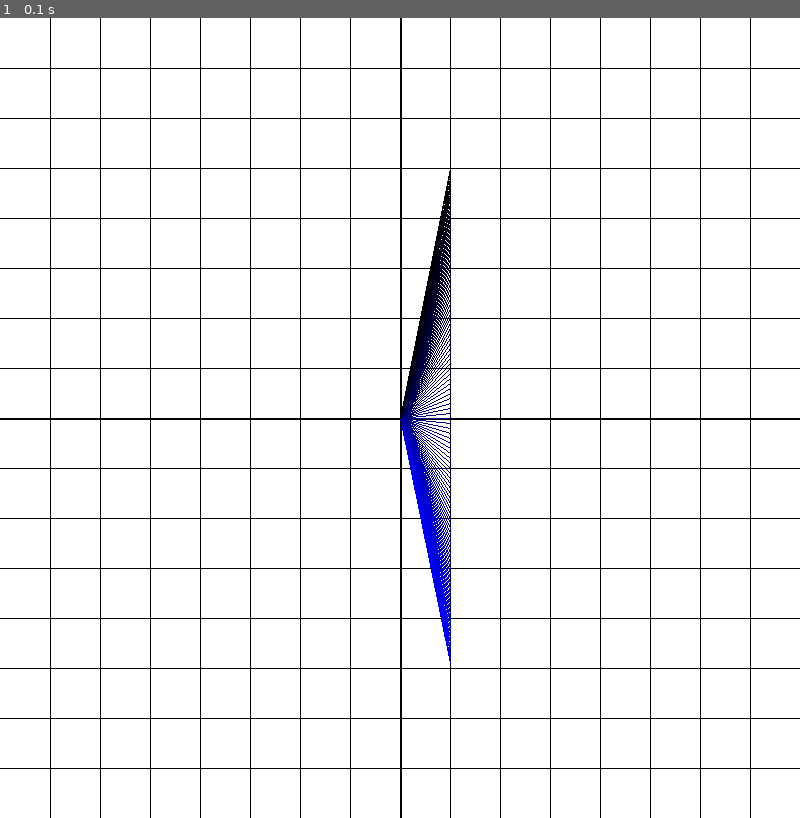
Above: before the commit, frame 1.
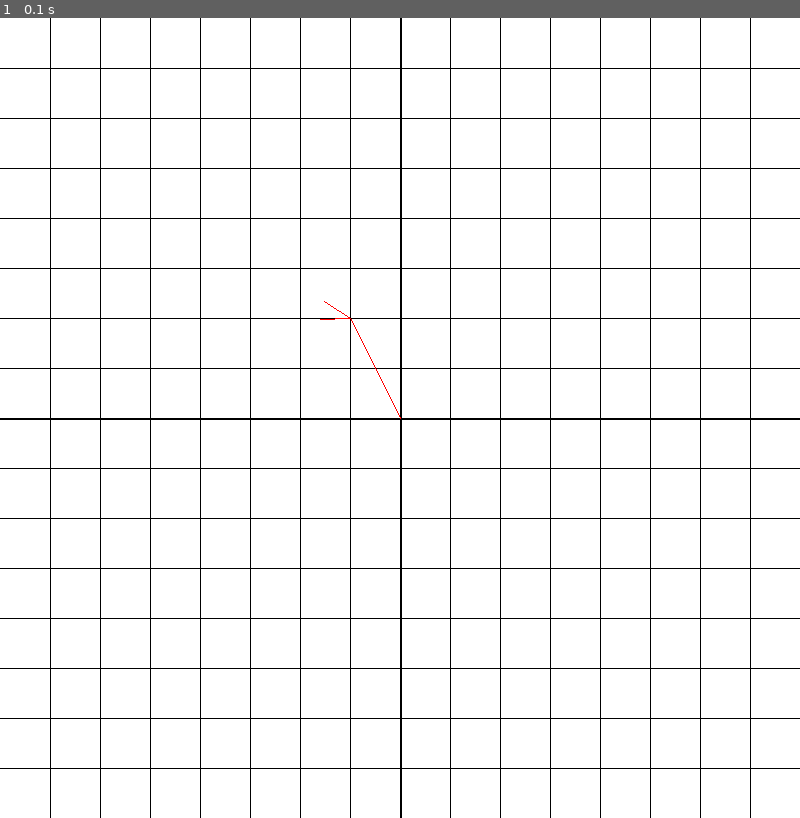
Above: after the commit, the same moment.

Repository: sponja23/Animation
Game: pygame game, started from main.py
Same seed, same stepped clock (60 frames per second), same inputs: the game is played once before the commit and once after it.
Inputs:
- Up to frame 1 (0.1 s): no input

The runs differ from the first frame. In frame 1, 1.4% of the frame differs, in the area x 40-57%, y 19-81%.

Commit message:
tried to implement arrows

Diff:
--- a/drawable.py
+++ b/drawable.py
@@ -168,7 +168,7 @@
 		super().__init__(start, end, **kwargs)
 
 	def draw(self, window):
-		window.drawArrow(self.transformation.apply(self.startPoint), self.transformation.apply(self.endPoint), self.color)
+		window.drawArrow(self.transformation.apply(self.startPoint, window), self.transformation.apply(self.endPoint, window), self.color)
 
 class Rectangle(Drawable):
 	def __init__(self, start, width, height, **kwargs):
--- a/functions.py
+++ b/functions.py
@@ -4,15 +4,20 @@
 def distance(x0, y0, x1, y1):
 	return ((x0 - x1) ** 2 + (y0 - y1) ** 2) ** .5
 
-# def arrow_offset(start, end, length, angle):
-# 	alpha = np.arctan((start.y - end.y) / (start.x - end.x)) - angle
-# 	if start.x < end.x:
-# 		if start.y < end.y:
-# 			alpha -= pi/4
-# 			return (
-# 					+10/np.sin(alpha), -10/np.cos(alpha),
-# 					-10/np.sin(-alpha), +10/np.cos(-alpha)
-# 				)
+def arrow_offset(start, end, length, target_angle):
+	line_angle = np.arctan2((start.y - end.y), (start.x - end.x))
+	arrow_angle_1 = line_angle - target_angle
+	arrow_angle_2 = np.pi / 2 - line_angle - target_angle
+	sign_x = 1 if start.x < end.x else -1
+	sign_y = 1 if start.y < end.y else -1
+
+	arrow_point_1 = end + (sign_x * length * np.cos(arrow_angle_1), sign_y * length * np.sin(arrow_angle_1))
+	arrow_point_2 = end + (sign_x * length * np.cos(arrow_angle_2), sign_y * length * np.sin(arrow_angle_2))
+
+	print(arrow_point_1, arrow_point_2)
+
+	return (arrow_point_1, arrow_point_2)
+
 
 def dot(v, w):
 	return sum(x0 * x1 for x0, x1 in zip(v, w))
--- a/grid.py
+++ b/grid.py
@@ -151,4 +151,4 @@
 
 	def draw(self, window):
 		assert(self.parentGrid is not None)
-		window.drawLine(self.parentGrid.getPoint((0, 0)), Point(*self.transformation.apply(self.get())), self.color)
+		window.drawArrow(self.parentGrid.getPoint((0, 0)), Point(*self.transformation.apply(self.get())), self.color)
--- a/main.py
+++ b/main.py
@@ -14,8 +14,7 @@
 curve = TimeCurve(lambda x, t: (np.sin((x + t) ** 2), x / 2 + np.sin(t + x)), [-10, 10], step=0.1)
 curve.transformation = identity
 
-for t in np.arange(0, 1, .01):
-	grid.addObject(Vector(1, 5 - 10*t, color = (0, 0, t * 255)))
+grid.addObject(Vector(-1, 2, color = colors.red))
 
 def draw_rect(window, *args):
 	x, y, width, height = map(int, args)
--- a/window.py
+++ b/window.py
@@ -4,6 +4,7 @@
 import colors
 from collections import deque
 from drawable import Drawable, Animation, Text, updateObjects
+from functions import arrow_offset
 
 forbiddenKeys = (
 	pygame.K_RSHIFT,
@@ -163,11 +164,11 @@
 	def drawImage(self, image, point):
 		self.screen.blit(image, point.get())
 
-	# def drawArrow(self, start, end, color): # TODO
-	# 	self.drawLine(start, end, color)
-	# 	dx1, dy1, dx2, dy2 = arrow_offset(start, end, 10, np.pi/6)
-	# 	self.drawLine(end, end + (dx1, dy1), color)
-	# 	self.drawLine(end, end + (dx2, dy2), color)
+	def drawArrow(self, start, end, color): # TODO
+	 	self.drawLine(start, end, color)
+	 	p1, p2 = arrow_offset(start, end, 30, np.pi/6)
+	 	self.drawLine(end, p1, color)
+	 	self.drawLine(end, p2, color)
 
 
 
